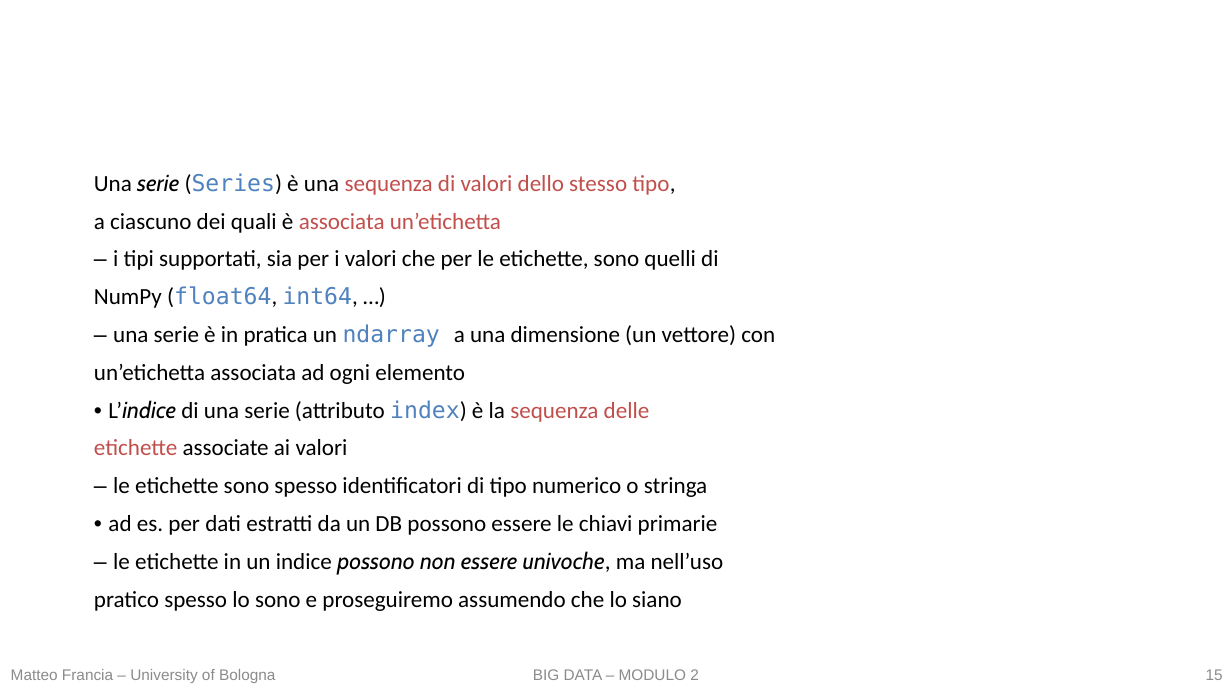
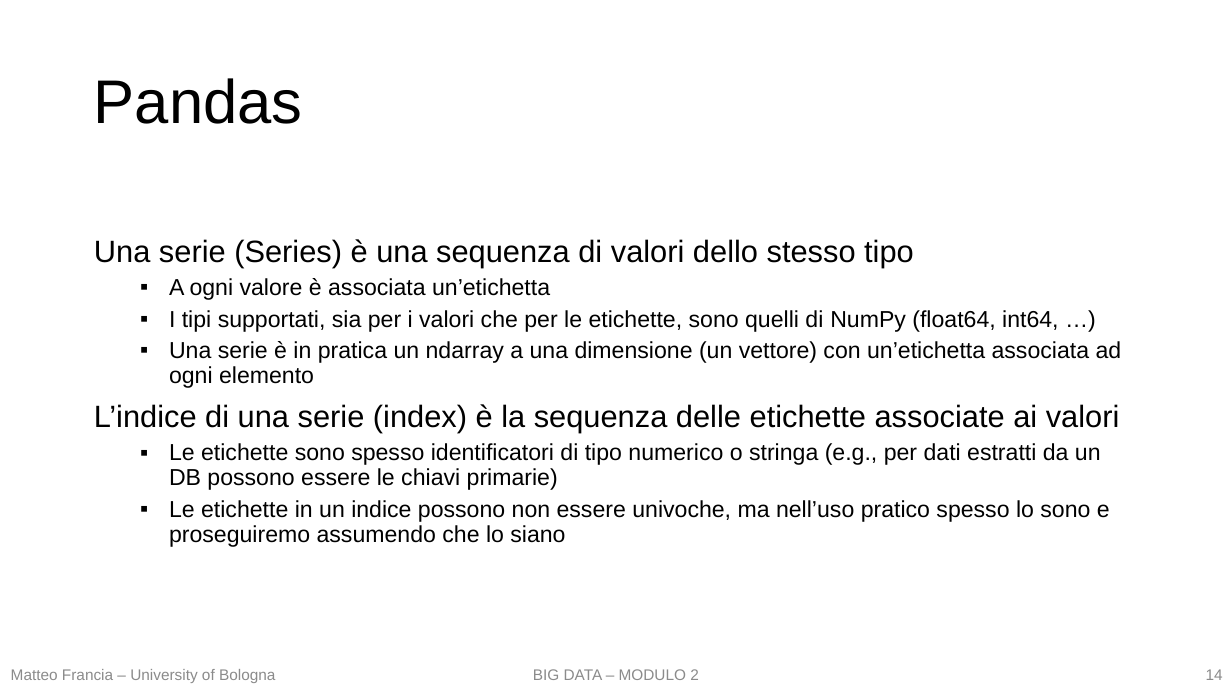
Before and after one commit to w4bo/teaching-handsondatapipelines, a slide deck: slide 14 of 01 - DataPreprocessing/01 - DataPreprocessing.pptx (slide 15 before the commit). Drawn at 1232x693 pixels with LibreOffice and Linux fonts; fonts in the diff are those of the drawing. Boxes give left, top, right and bottom in pixels: in the first picture for what was removed or moved away, otherwise in the second. Text is boxed around its words. In the diff, an @@ line names an element or a change of style, - is before the commit and + after.

```diff
--- a/01 - DataPreprocessing/01 - DataPreprocessing.pptx
+++ b/01 - DataPreprocessing/01 - DataPreprocessing.pptx
@@ title added at <box>94,78,303,124</box>, 48 pt, text #000000 @@
+Pandas
@@ text at <box>94,239,1122,547</box>: text changed; font Calibri to Arial @@
-Una serie (Series) è una sequenza di valori dello stesso tipo,
-a ciascuno dei quali è associata un’etichetta
-– i tipi supportati, sia per i valori che per le etichette, sono quelli di
-NumPy (float64, int64, …)
-– una serie è in pratica un ndarray a una dimensione (un vettore) con
-un’etichetta associata ad ogni elemento
-• L’indice di una serie (attributo index) è la sequenza delle
-etichette associate ai valori
-– le etichette sono spesso identificatori di tipo numerico o stringa
-• ad es. per dati estratti da un DB possono essere le chiavi primarie
-– le etichette in un indice possono non essere univoche, ma nell’uso
-pratico spesso lo sono e proseguiremo assumendo che lo siano
+Una serie (Series) è una sequenza di valori dello stesso tipo
+  ▪ A ogni valore è associata un’etichetta
+  ▪ I tipi supportati, sia per i valori che per le etichette, sono quelli di NumPy (float64, int64, …)
+  ▪ Una serie è in pratica un ndarray a una dimensione (un vettore) con un’etichetta associata ad ogni elemento
+L’indice di una serie (index) è la sequenza delle etichette associate ai valori
+  ▪ Le etichette sono spesso identificatori di tipo numerico o stringa (e.g., per dati estratti da un DB possono essere le chiavi primarie)
+  ▪ Le etichette in un indice possono non essere univoche, ma nell’uso pratico spesso lo sono e proseguiremo assumendo che lo siano
@@ page number at <box>1206,669,1223,680</box>: text changed @@
-15
+14
```
Also in this commit, not shown: 24 other slides changed, 2 slides removed, 1 other file.
